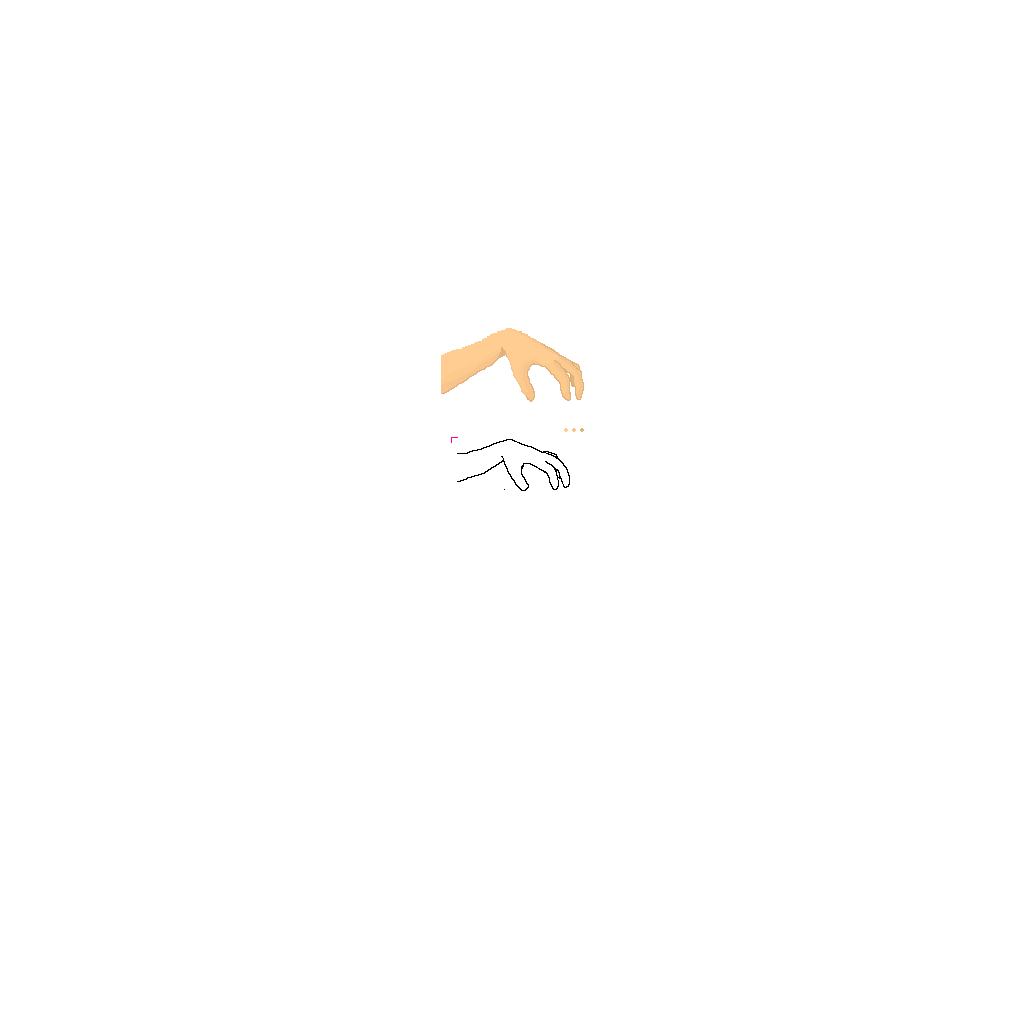
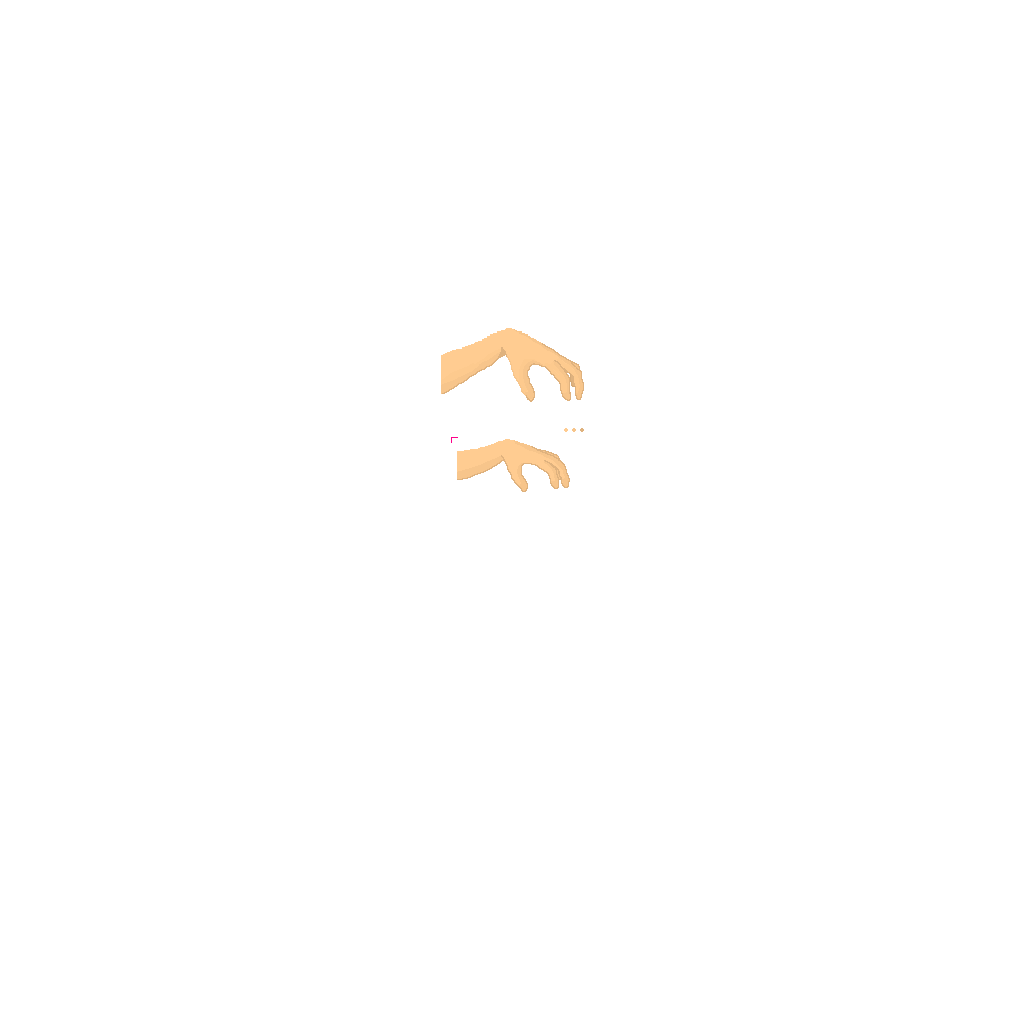
Layers edited between the first and the second w=1024, h=1024 image:
painted on "Layer 1" over (457, 439, 570, 492)
